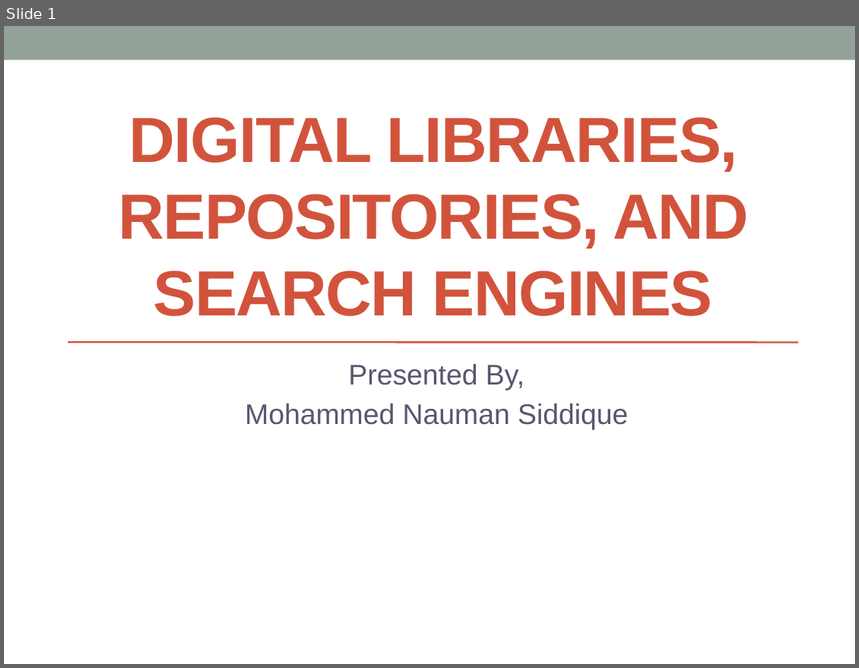
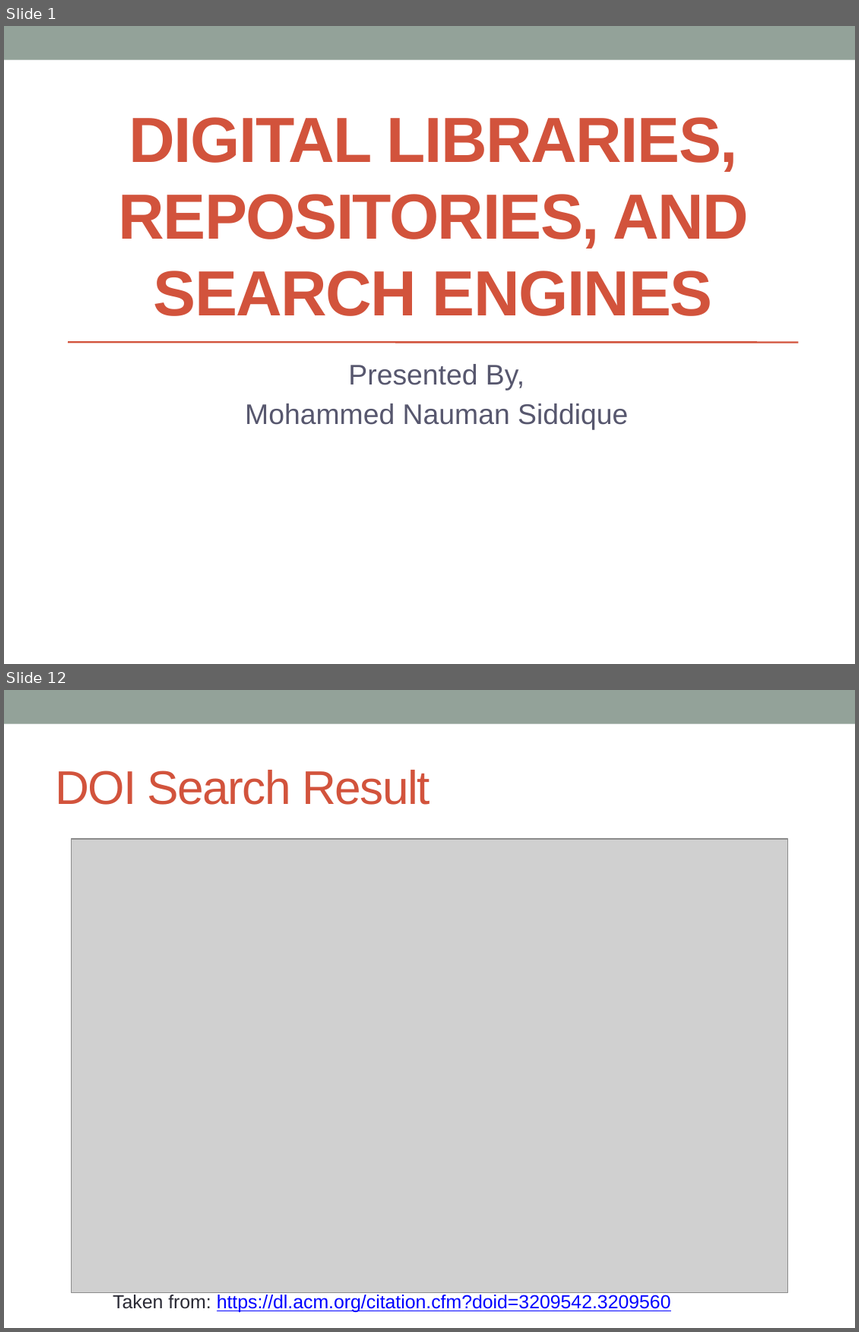
Before and after one commit to naumansiddiqui4/Mining-Scholarly-Big-Data, a slide deck: Digital libraries, repositories, and search engines.pptx. Shown one above the other, each under a label of ours: slide 1 before the commit, slides 1 and 12 after it; the slides between them are not shown. The pictures are 859x668 and 859x1332 pixels, drawn with LibreOffice and Linux fonts; fonts in the diff are those of the drawing; grey boxes stand for pictures. Boxes give left, top, right and bottom in pixels: in the first picture for what was removed or moved away, otherwise in the second. Text is boxed around its words. In the diff, an @@ line names an element or a change of style, - is before the commit and + after.

```diff
--- a/Digital libraries, repositories, and search engines.pptx
+++ b/Digital libraries, repositories, and search engines.pptx
@@ slide 12 added at [4,690,855,1328], background #FFFFFF; not listed: 1 template element that a slide beside it also shows @@
@@ title added at [55,770,430,805], 40 pt, text #D2533C @@
+DOI Search Result
@@ picture added at [71,839,788,1293] @@
@@ text added at [113,1295,671,1312], 16 pt, text #0000FF, underline @@
+Taken from: https://dl.acm.org/citation.cfm?doid=3209542.3209560
```
Also in this commit, not shown: 3 slides changed, 22 other slides added, 2 slides removed.
